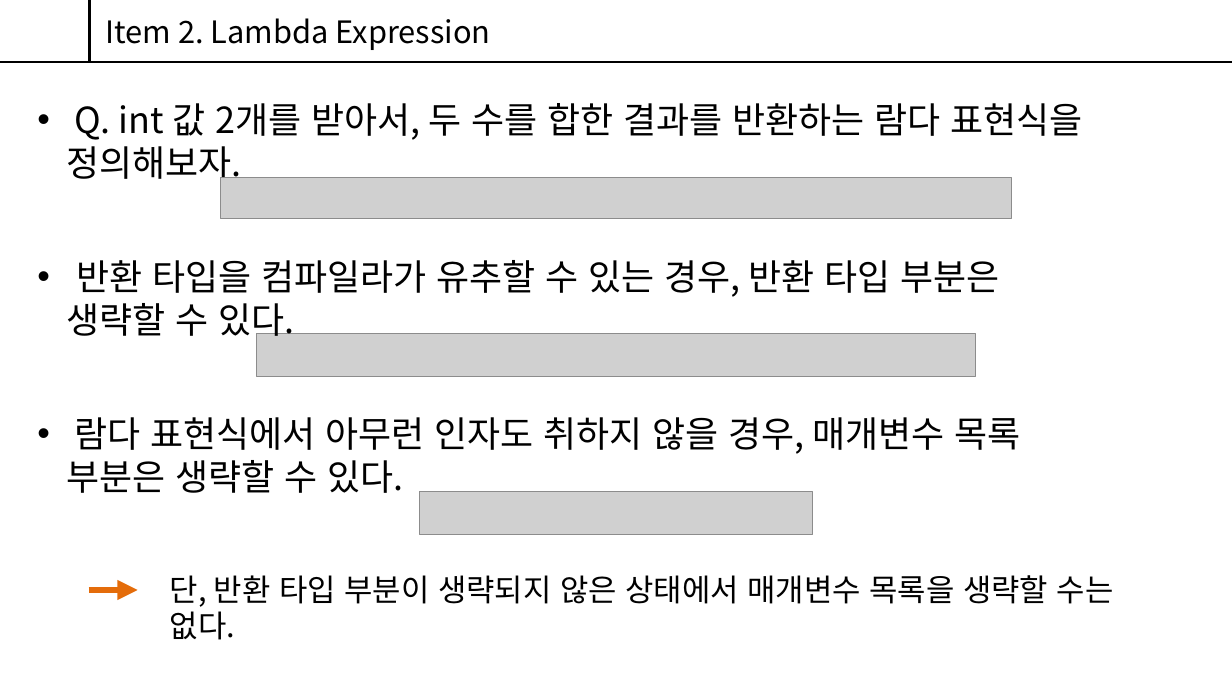
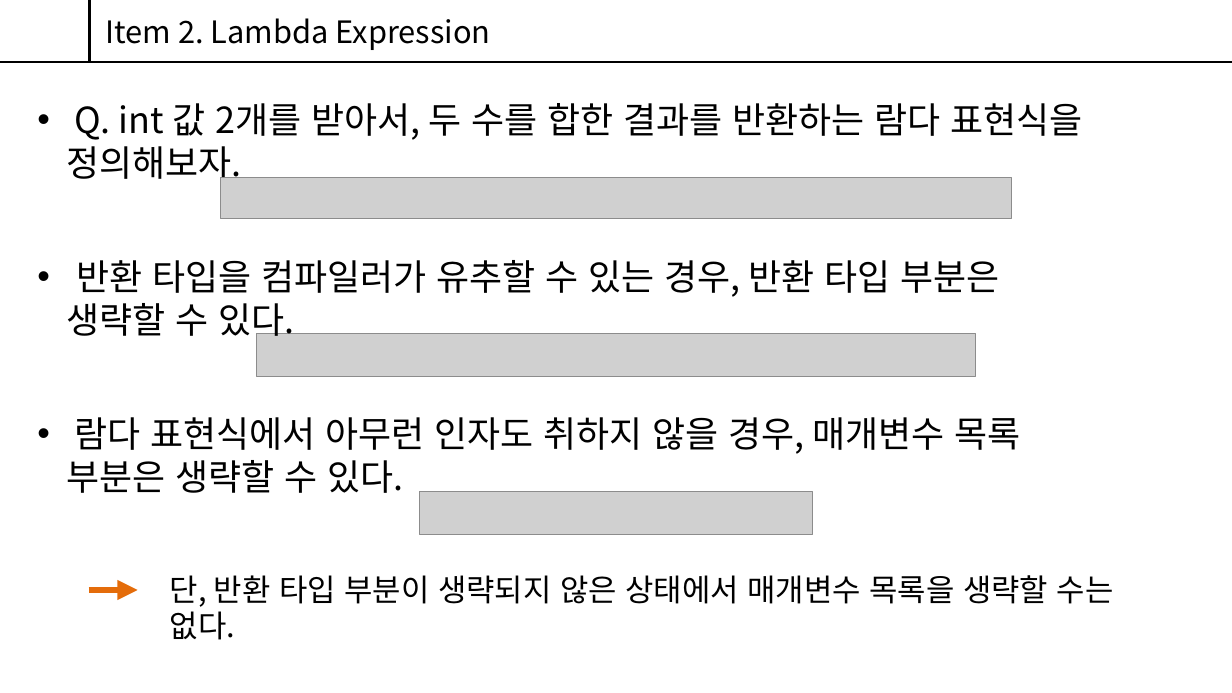
Before and after one commit to CoodingPenguin/StudyMaterial, a slide deck: slide 7 of Sharpest++/Chapter 29 - Callable Elements.pptx. Drawn at 1232x693 pixels with LibreOffice and Linux fonts; fonts in the diff are those of the drawing; grey boxes stand for pictures; background and template pictures are left out. Boxes give left, top, right and bottom in pixels: in the first picture for what was removed or moved away, otherwise in the second. Text is boxed around its words. In the diff, an @@ line names an element or a change of style, - is before the commit and + after.

```diff
--- a/Sharpest++/Chapter 29 - Callable Elements.pptx
+++ b/Sharpest++/Chapter 29 - Callable Elements.pptx
@@ text at [66,260,1000,343]: text changed @@
-• 반환 타입을 컴파일라가 유추할 수 있는 경우, 반환 타입 부분은 생략할 수 있다.
+• 반환 타입을 컴파일러가 유추할 수 있는 경우, 반환 타입 부분은 생략할 수 있다.
```
Also in this commit, not shown: 2 other files.
